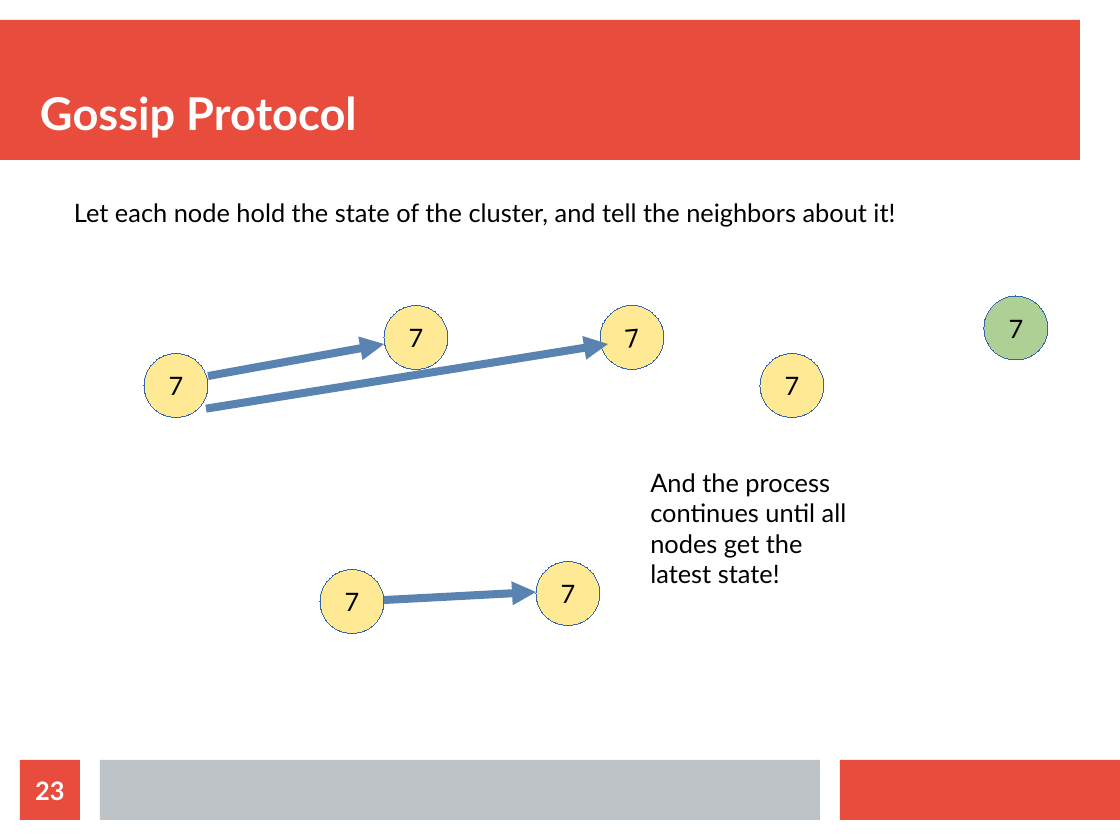
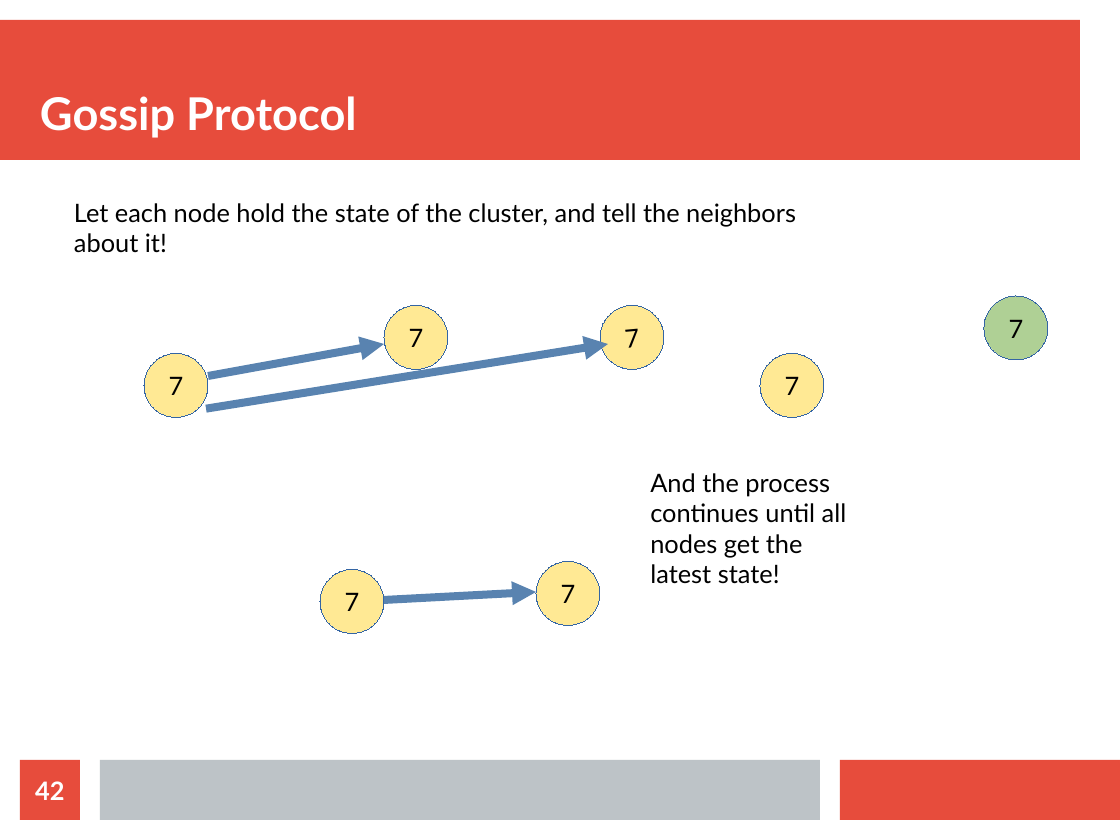
Before and after one commit to bytemania/akka-java-cluster, a slide deck: slide 42 of src/main/resources/res/presentation.odp (slide 23 before the commit). Drawn at 1120x840 pixels with LibreOffice and Linux fonts; fonts in the diff are those of the drawing. Boxes give left, top, right and bottom in pixels: in the first picture for what was removed or moved away, otherwise in the second. Text is boxed around its words. In the diff, an @@ line names an element or a change of style, - is before the commit and + after.

```diff
--- a/src/main/resources/res/presentation.odp
+++ b/src/main/resources/res/presentation.odp
@@ text "Let each node hold the ..." rewrapped from [74,203,895,226] to [74,203,796,253] @@
@@ page number at [35,781,64,800]: text changed @@
-23
+42
```
Also in this commit, not shown: 13 other slides changed, 23 slides added, 2 other files.
